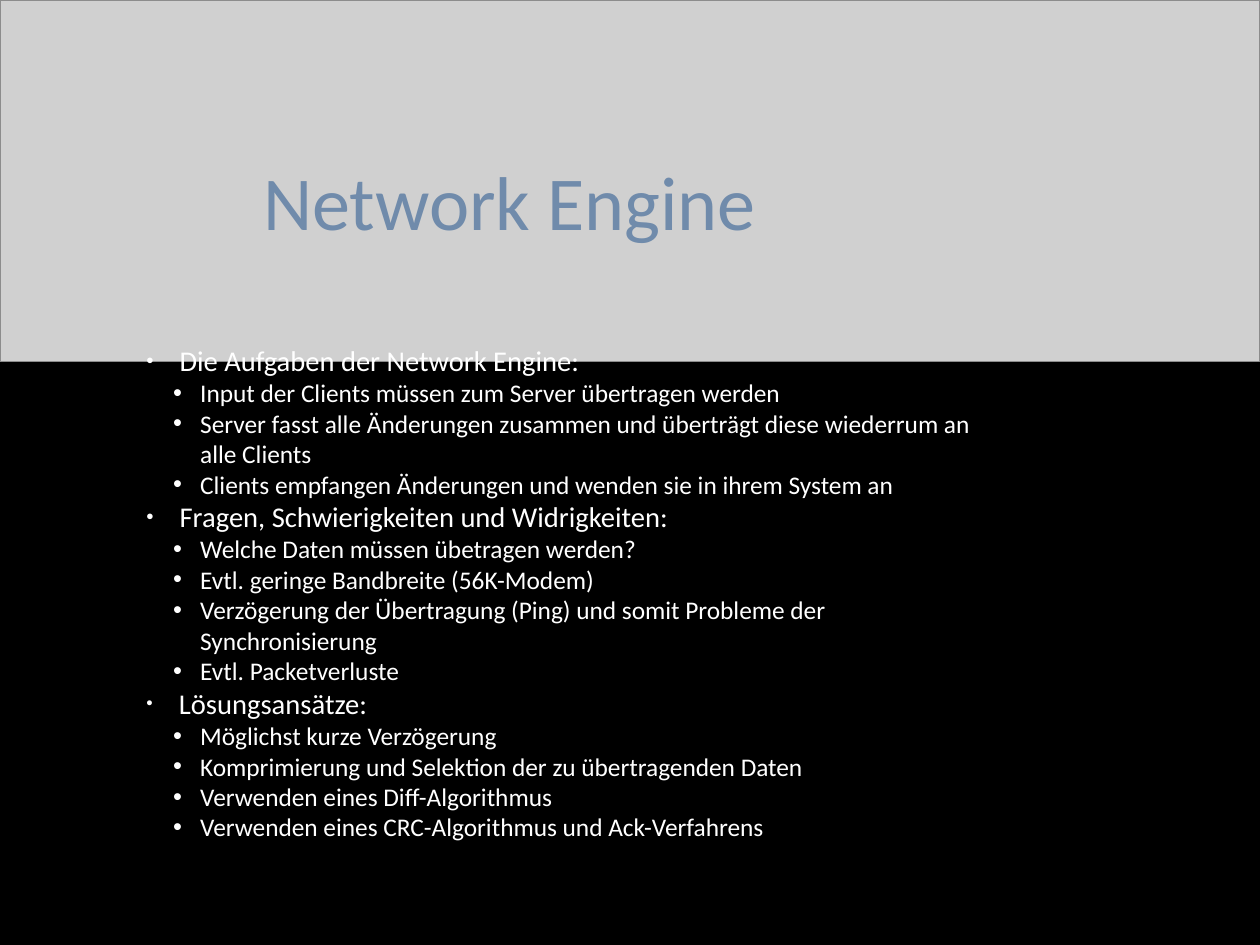
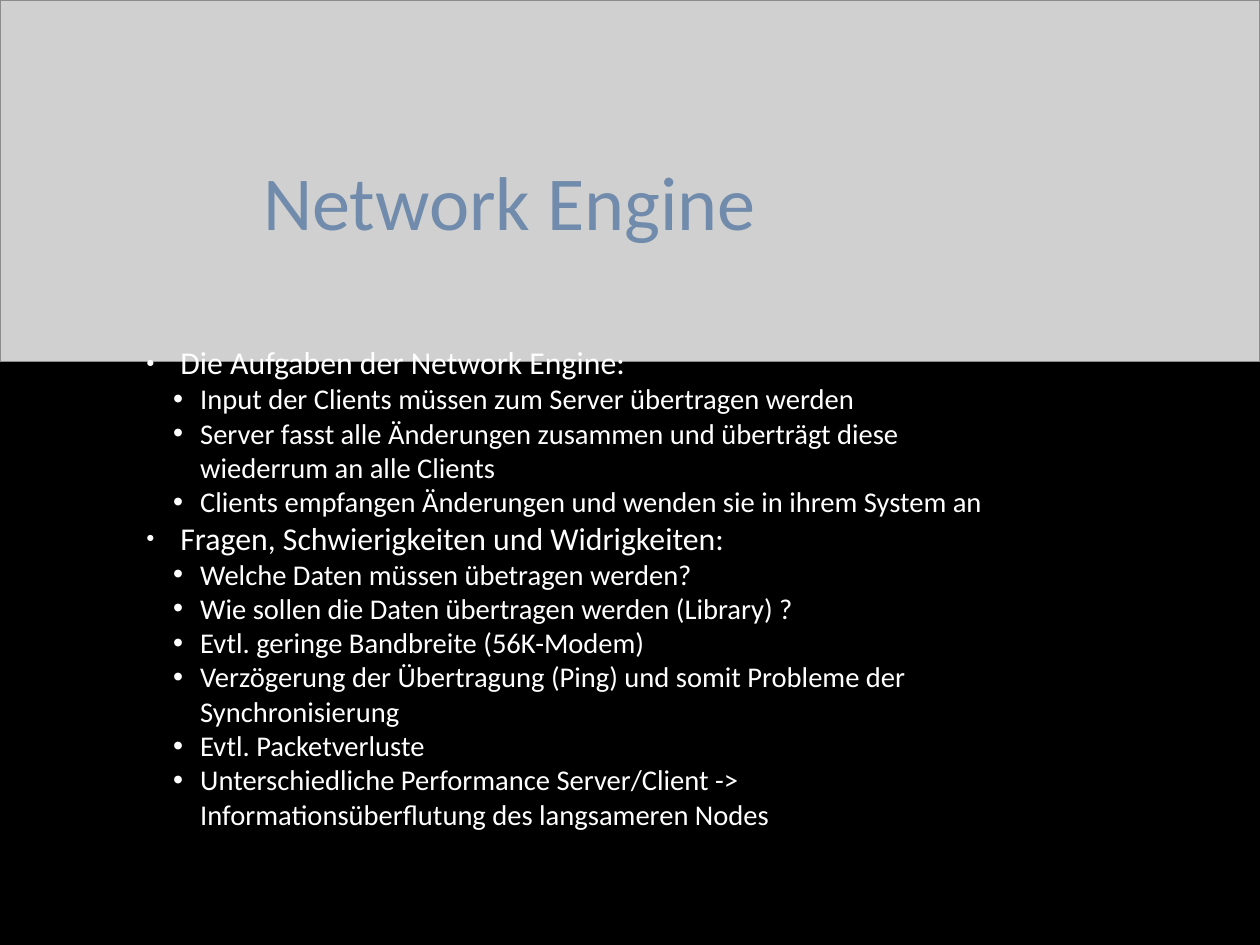
Before and after one commit to forivall-mirrors/orxonox-game-code, a slide deck: slide 1 of code/branches/network/presentation/network/slides-new.odp. Drawn at 1260x945 pixels with LibreOffice and Linux fonts; fonts in the diff are those of the drawing; grey boxes stand for pictures. Boxes give left, top, right and bottom in pixels: in the first picture for what was removed or moved away, otherwise in the second. Text is boxed around its words. In the diff, an @@ line names an element or a change of style, - is before the commit and + after.

```diff
--- a/code/branches/network/presentation/network/slides-new.odp
+++ b/code/branches/network/presentation/network/slides-new.odp
@@ text at [180,348,982,757]: size 18 to 20 pt in "Die Aufgaben der Network Engine:", "Fragen, Schwierigkeiten und Widrigkeiten:"; size 16 to 18 pt in "Input der Clients müssen zum Server übertragen ...", "Server fasst alle Änderungen zusammen und überträgt ...", "Clients empfangen Änderungen und wenden sie in ...", "Welche Daten müssen übetragen werden?" and 3 more places @@
@@ text at [200,598,773,624]: paragraph added @@
+  • Wie sollen die Daten übertragen werden (Library) ?
@@ text at [200,770,769,830]: text changed; size 16 to 18 pt @@
-● Lösungsansätze:
-  • Möglichst kurze Verzögerung
-  • Komprimierung und Selektion der zu übertragenden Daten
-  • Verwenden eines Diff-Algorithmus
-  • Verwenden eines CRC-Algorithmus und Ack-Verfahrens
+  • Unterschiedliche Performance Server/Client -> Informationsüberflutung des langsameren Nodes
```
Also in this commit, not shown: 1 other slide changed, 1 slide added, 2 other files.
